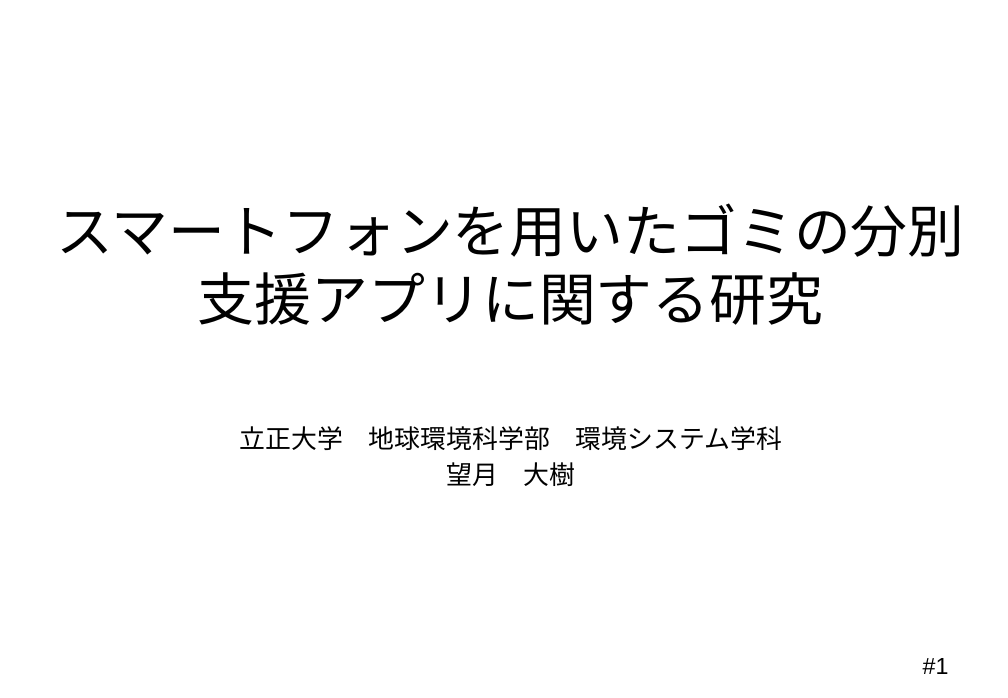
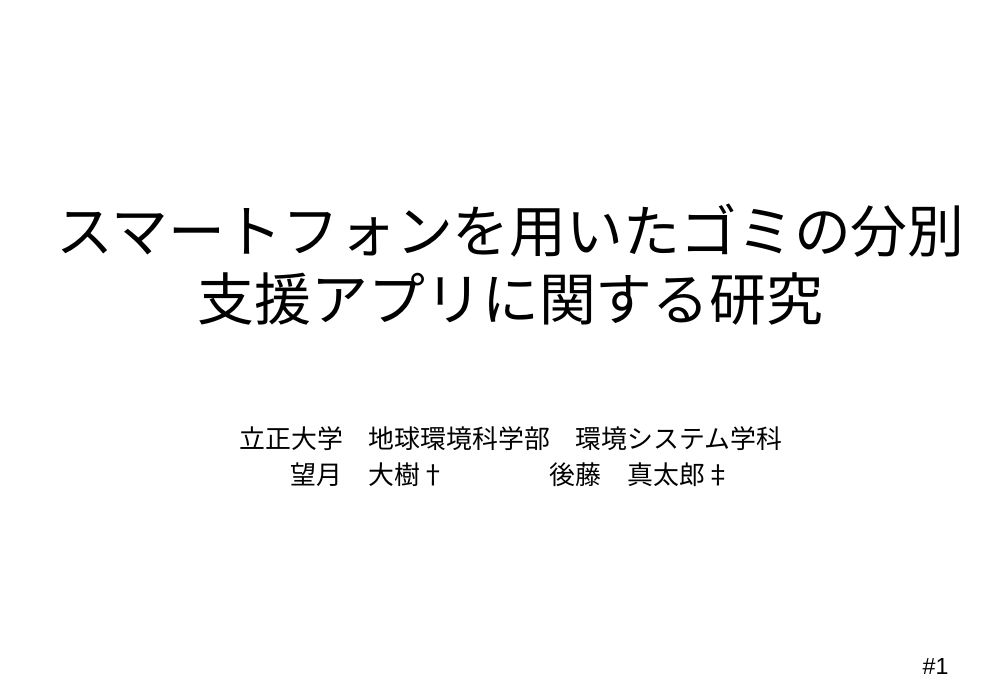
Before and after one commit to Mocchy2/graduation-thesis, a slide deck: slide 1 of 卒業論文 発表用スライド.pptx. Drawn at 1008x698 pixels with LibreOffice and Linux fonts; fonts in the diff are those of the drawing; background and template pictures are left out. Boxes give left, top, right and bottom in pixels: in the first picture for what was removed or moved away, otherwise in the second. Text is boxed around its words. In the diff, an @@ line names an element or a change of style, - is before the commit and + after.

```diff
--- a/卒業論文 発表用スライド.pptx
+++ b/卒業論文 発表用スライド.pptx
@@ subtitle at (291,462,731,486): text changed @@
-望月 大樹
+望月 大樹† 後藤 真太郎‡
```
Also in this commit, not shown: 1 other slide changed, 1 slide added.
